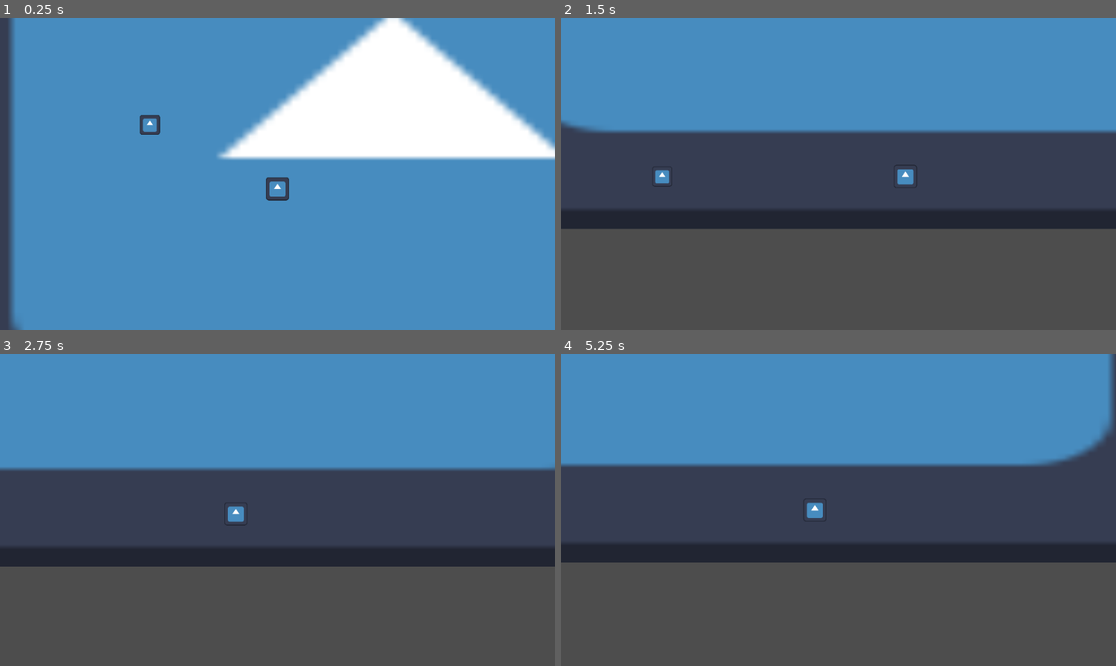
Above: before the commit, frames 1-4 (two rows, left to right).
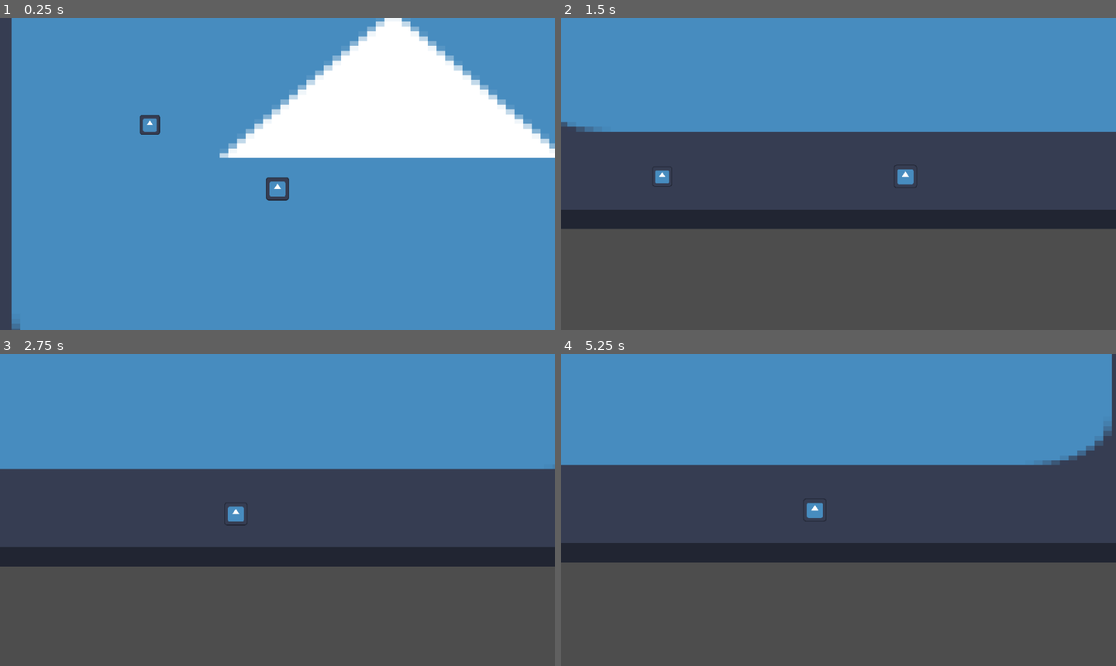
Above: after the commit, the same moments.

Repository: OTalDoPedrinho/-not-mine-story
Game: Godot game, scene res://cenas/cena_01.tscn
The game is run twice, just before and just after one commit, with the same random seed, the same clock (stepped at 60 frames per second) and the same inputs. The engine's default icon, where the game draws it, is replaced by a stand-in: a white triangle on a blue panel in a dark square.
Inputs (mouse positions are in pixels of both pictures, inside the frame that each line leads up to):
- Up to frame 1 (0.25 s): no input
- Up to frame 2 (1.5 s): move the mouse to (960, 158) at 0.52 s; hold D (right) from 0.53 s (still down); click (960, 158) at 0.6 s; tap Space (jump) at 0.77 s; move the mouse to (727, 189) at 1.27 s; tap Shift (dash) at 1.35 s
- Up to frame 3 (2.75 s): tap Space (jump) at 1.52 s; move the mouse to (333, 441) at 2.02 s; release D (right) at 2.03 s; hold A (left) from 2.03 s (still down); right-click (333, 441) at 2.1 s
- Up to frame 4 (5.25 s): move the mouse to (810, 572) at 2.77 s; release A (left) at 2.78 s; hold D (right) 2.78-4.28 s; click (810, 572) at 2.85 s; tap Space (jump) at 3.02, 3.77, 4.52 s; move the mouse to (1005, 556) at 3.52 s; tap Shift (dash) at 3.6 s; move the mouse to (672, 463) at 4.27 s; hold A (left) 4.28-5.03 s; right-click (672, 463) at 4.35 s; move the mouse to (866, 510) at 5.02 s; hold D (right) from 5.03 s (still down); click (866, 510) at 5.1 s

The runs differ from the first frame. In frame 1, 2.6% of the frame differs, in the area x 1-100%, y 0-100%; in frame 2, 0.7%; in frame 3, 0.5%; in frame 4, 0.9%.

Commit message:
iniciei o sistema de dialogo

Diff:
--- a/cenas/cena_01.tscn
+++ b/cenas/cena_01.tscn
@@ -2,7 +2,7 @@
 
 [ext_resource type="Texture2D" uid="uid://c6ie2v10trmjk" path="res://icon.svg" id="1_tayw6"]
 [ext_resource type="PackedScene" uid="uid://dxbthm5ini32n" path="res://cenas/player.tscn" id="2_is7n3"]
-[ext_resource type="Script" uid="uid://ca7ux5if7ndjj" path="res://scripts/classes/stone_enemy_class.gd" id="3_ur80h"]
+[ext_resource type="Script" uid="uid://ca7ux5if7ndjj" path="res://scripts/classes/enemy/stone_enemy_class.gd" id="3_ur80h"]
 
 [sub_resource type="RectangleShape2D" id="RectangleShape2D_is7n3"]
 size = Vector2(1163, 115)
--- /dev/null
+++ b/cenas/dialogue_box.tscn
@@ -0,0 +1,5 @@
+[gd_scene format=3 uid="uid://ck7o8oj4850m5"]
+
+[node name="DialogueBox" type="Control" unique_id=1033400360]
+layout_mode = 3
+anchors_preset = 0
--- a/project.godot
+++ b/project.godot
@@ -80,6 +80,7 @@
 
 [rendering]
 
+textures/canvas_textures/default_texture_filter=0
 rendering_device/driver.windows="d3d12"
 renderer/rendering_method="gl_compatibility"
 renderer/rendering_method.mobile="gl_compatibility"
--- /dev/null
+++ b/scripts/classes/npc_class.gd
@@ -0,0 +1,2 @@
+class_name NPC
+extends Area2D
Renamed: scripts/classes/enemy_class.gd -> scripts/classes/enemy/enemy_class.gd
Renamed: scripts/classes/enemy_class.gd.uid -> scripts/classes/enemy/enemy_class.gd.uid
Renamed: scripts/classes/fly_shooter_class.gd -> scripts/classes/enemy/fly_shooter_class.gd
Renamed: scripts/classes/fly_shooter_class.gd.uid -> scripts/classes/enemy/fly_shooter_class.gd.uid
Renamed: scripts/classes/follower_class.gd -> scripts/classes/enemy/follower_class.gd
Renamed: scripts/classes/follower_class.gd.uid -> scripts/classes/enemy/follower_class.gd.uid
Renamed: scripts/classes/ground_shooter_class.gd -> scripts/classes/enemy/ground_shooter_class.gd
Renamed: scripts/classes/ground_shooter_class.gd.uid -> scripts/classes/enemy/ground_shooter_class.gd.uid
Renamed: scripts/classes/stone_enemy_class.gd -> scripts/classes/enemy/stone_enemy_class.gd
Renamed: scripts/classes/stone_enemy_class.gd.uid -> scripts/classes/enemy/stone_enemy_class.gd.uid
Renamed: scripts/classes/walker_class.gd -> scripts/classes/enemy/walker_class.gd
Renamed: scripts/classes/walker_class.gd.uid -> scripts/classes/enemy/walker_class.gd.uid
(and 6 more such lines)
